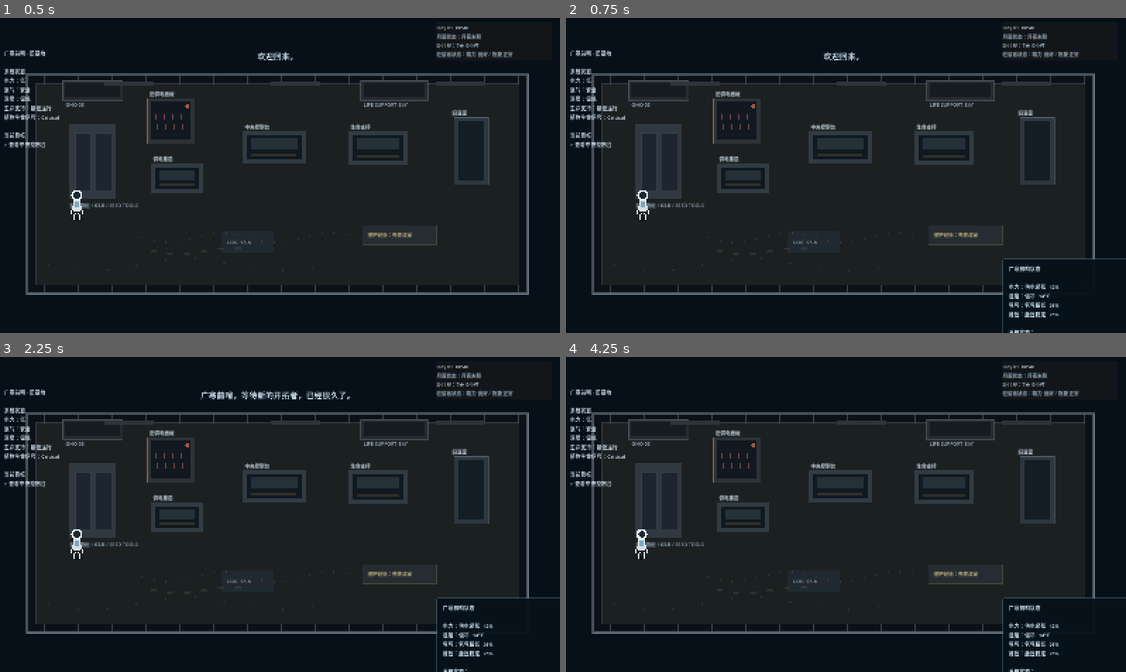
Above: before the commit, frames 1-4 (two rows, left to right).
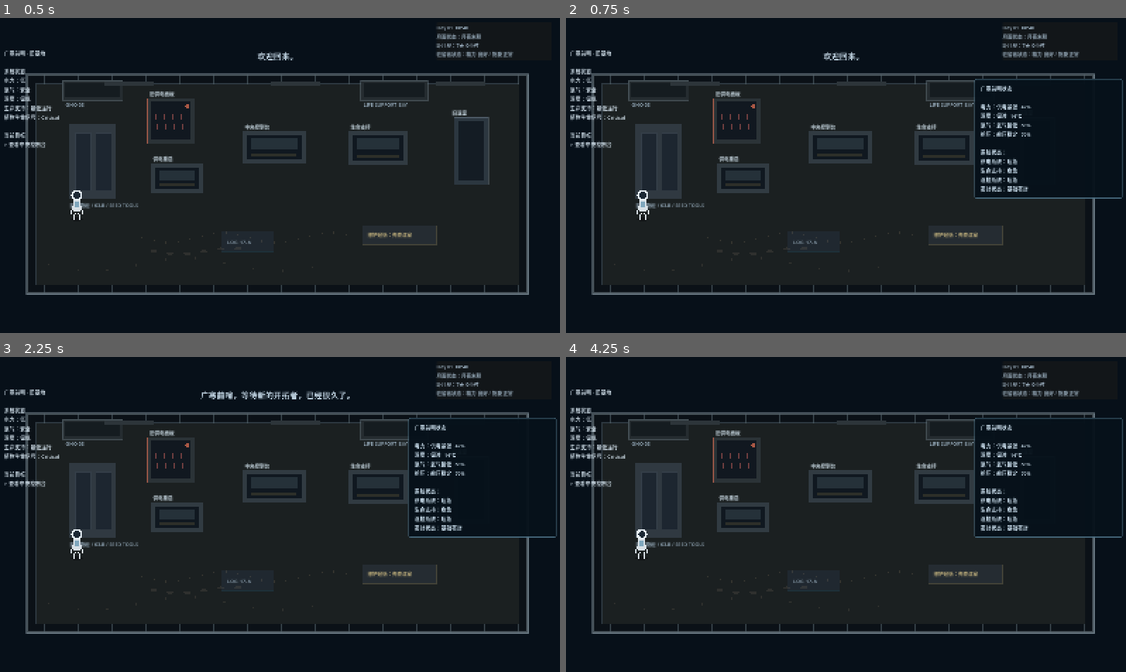
Above: after the commit, the same moments.

Repository: chinnseii/guanghan-outpost
Game: Godot game, scene res://scenes/base/OldBaseInteriorScene.tscn
The game is run twice, just before and just after one commit, with the same random seed, the same clock (stepped at 60 frames per second) and the same inputs. This scene is started directly instead of the project's main scene.
Inputs (mouse positions are in pixels of both pictures, inside the frame that each line leads up to):
- Up to frame 1 (0.5 s): no input
- Up to frame 2 (0.75 s): tap Enter at 0.5 s; move the mouse to (969, 159) at 0.52 s; hold D (move_right) from 0.53 s (still down); hold Tab (toggle_base_status) from 0.53 s (still down); click (969, 159) at 0.67 s
- Up to frame 3 (2.25 s): tap Space at 1.25 s; move the mouse to (162, 530) at 1.27 s; release D (move_right) at 1.28 s; release Tab (toggle_base_status) at 1.28 s; hold S (move_down) 1.28-2.03 s; tap E (interact) at 1.35 s; tap Tab (toggle_base_status) at 1.55 s; move the mouse to (336, 442) at 2.02 s; hold D (move_right) from 2.03 s (still down); hold Tab (toggle_base_status) from 2.03 s (still down)
- Up to frame 4 (4.25 s): tap Enter at 2.75, 2.85 s; move the mouse to (818, 577) at 2.77 s; release D (move_right) at 2.78 s; release Tab (toggle_base_status) at 2.78 s; hold W (move_up) 2.78-3.53 s; click (818, 577) at 2.92 s; tap Tab (toggle_base_status) at 3.05 s; tap Space at 3.5 s; move the mouse to (1014, 561) at 3.52 s; hold A (move_left) from 3.53 s (still down); hold Tab (toggle_base_status) from 3.53 s (still down); tap N at 3.6 s

Frame 1 is identical in both runs. In frame 2, 3.0% of the frame differs, in the area x 72-100%, y 19-100%; in frame 3, 3.0%; in frame 4, 3.0%.

Commit message:
Fix BaseStatusPanel overflowing the 1600x900 viewport
The panel (420x300) was positioned at (1250, 690), putting its right and
bottom edges at 1670/990 -- outside the viewport, so opening it with Tab
clipped the specialist hint and the last two system-status lines
(thermal/seal) off-screen entirely. Moved it to (1170, 180), just under
the top-right time HUD panel, fully on-screen.

Verified with tools/capture_base_status_panel_check.gd. Also refreshed
the two existing time-HUD verification screenshots to reflect the
current combined time+health display.

Diff:
--- a/scripts/base/sprint06_base_scene.gd
+++ b/scripts/base/sprint06_base_scene.gd
@@ -390,7 +390,7 @@
 
 func _setup_base_status_panel(root: Control) -> void:
 	base_status_panel = BaseStatusPanelScript.new()
-	base_status_panel.position = Vector2(1250, 690)
+	base_status_panel.position = Vector2(1170, 180)
 	base_status_panel.visible = false
 	root.add_child(base_status_panel)
 
--- /dev/null
+++ b/tools/capture_base_status_panel_check.gd
@@ -0,0 +1,36 @@
+extends SceneTree
+
+const OUT_DIR := "res://docs/screenshots/prop_bridge_check"
+const OLD_BASE_SCENE := "res://scenes/base/OldBaseInteriorScene.tscn"
+
+var scene_instance: Node
+
+func _initialize() -> void:
+	print("capture_base_status_panel_check start")
+	DisplayServer.window_set_size(Vector2i(1600, 900))
+	call_deferred("_run")
+
+func _run() -> void:
+	DirAccess.make_dir_recursive_absolute(ProjectSettings.globalize_path(OUT_DIR))
+	scene_instance = (load(OLD_BASE_SCENE) as PackedScene).instantiate()
+	root.add_child(scene_instance)
+	await process_frame
+	await process_frame
+	await create_timer(0.2).timeout
+	scene_instance.call("_toggle_base_status_panel")
+	await process_frame
+	await process_frame
+	await _capture("41_base_status_panel_open.png")
+	print("capture_base_status_panel_check done")
+	quit()
+
+func _capture(file_name: String) -> void:
+	await process_frame
+	await process_frame
+	var texture := root.get_texture()
+	if texture == null:
+		push_error("Viewport texture is unavailable. Run without --headless.")
+		return
+	var image := texture.get_image()
+	var err := image.save_png("%s/%s" % [OUT_DIR, file_name])
+	print("capture ", file_name, " err=", err)
Binary file changed: docs/screenshots/prop_bridge_check/31_old_base_time_hud.png
Binary file changed: docs/screenshots/prop_bridge_check/32_training_time_hud.png
Binary file added: docs/screenshots/prop_bridge_check/41_base_status_panel_open.png
Not shown, changed: docs/handoff/CURRENT.md
